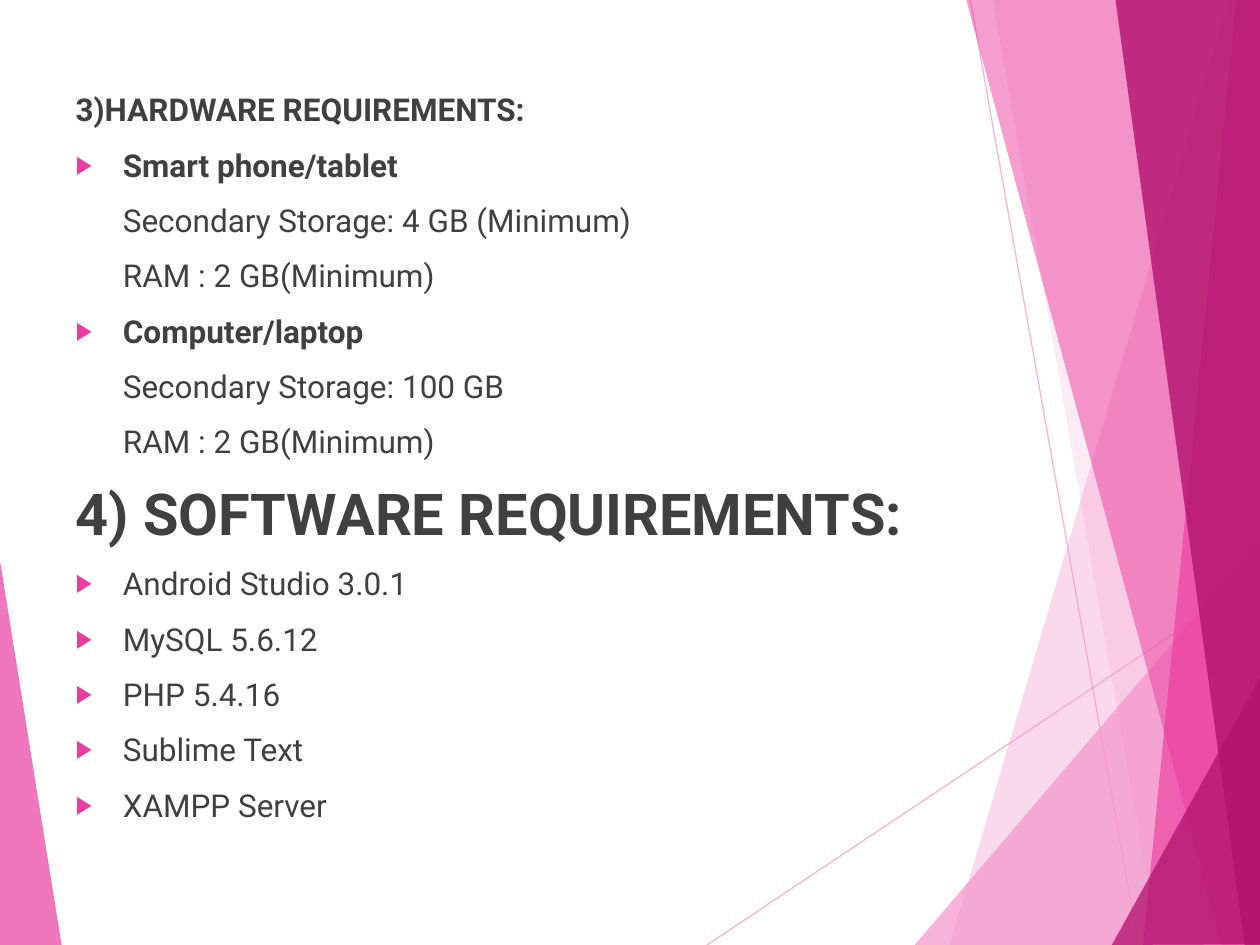
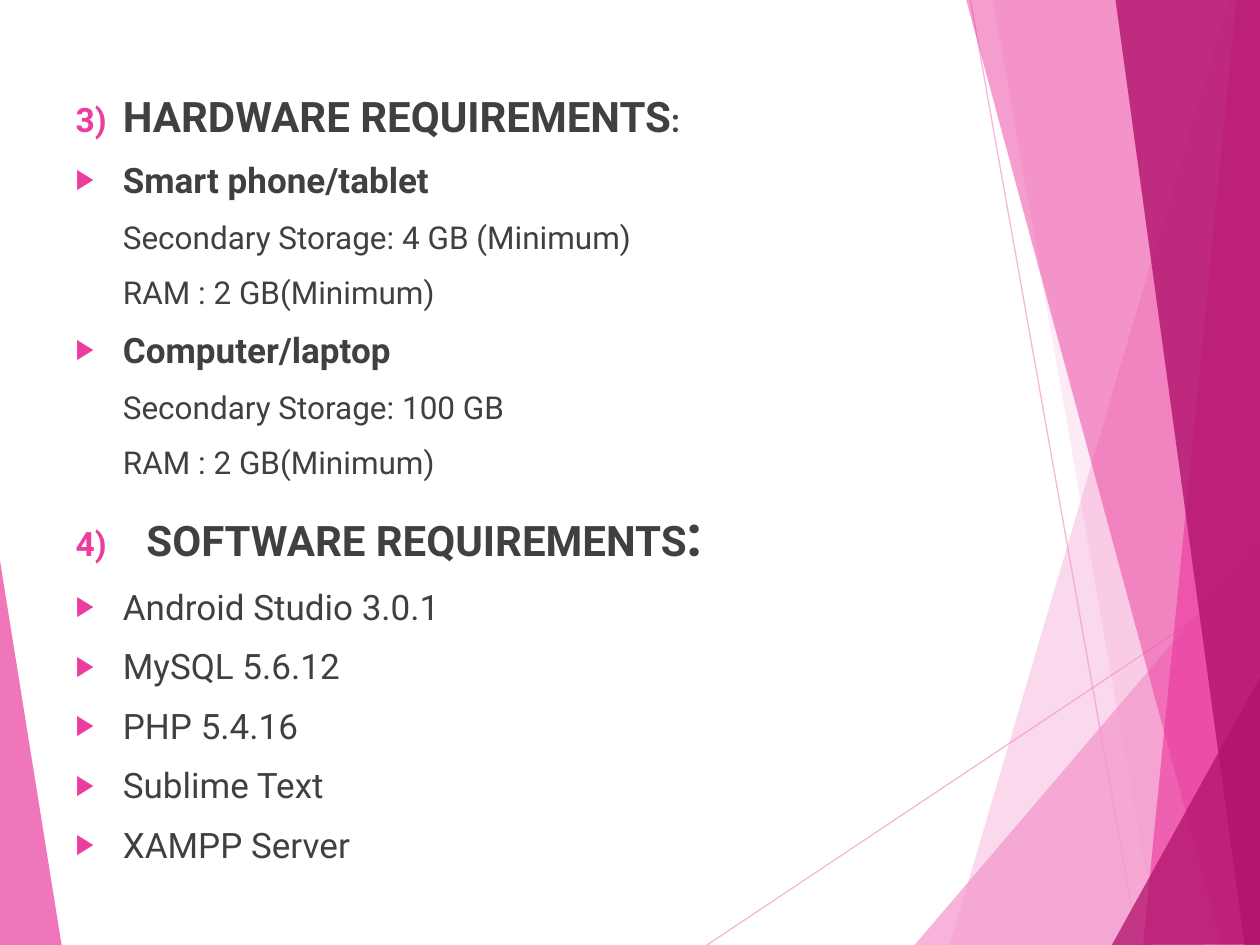
Before and after one commit to saaarvesh/FINALYEAR_PROJECT, a slide deck: slide 11 of Presentation/Project_Presentation.pptx. Drawn at 1260x945 pixels with LibreOffice and Linux fonts; fonts in the diff are those of the drawing. Boxes give left, top, right and bottom in pixels: in the first picture for what was removed or moved away, otherwise in the second. Text is boxed around its words. In the diff, an @@ line names an element or a change of style, - is before the commit and + after.

Commit message:
font of ppt is updated

```diff
--- a/Presentation/Project_Presentation.pptx
+++ b/Presentation/Project_Presentation.pptx
@@ text at [123, 101, 671, 137]: text changed; size 18 to 24 pt @@
-3)HARDWARE REQUIREMENTS:
+3) HARDWARE REQUIREMENTS:
@@ text at [123, 166, 440, 859]: size 18 to 20 pt in "Smart phone/tablet", "Computer/laptop", "Android Studio 3.0.1", "MySQL 5.6.12" and 3 more places @@
@@ text at [146, 525, 687, 561]: text changed; size 33 to 24 pt @@
-4) SOFTWARE REQUIREMENTS:
+4) SOFTWARE REQUIREMENTS:
```
Also in this commit, not shown: 17 other slides changed, 1 slide added, 1 slide removed.
